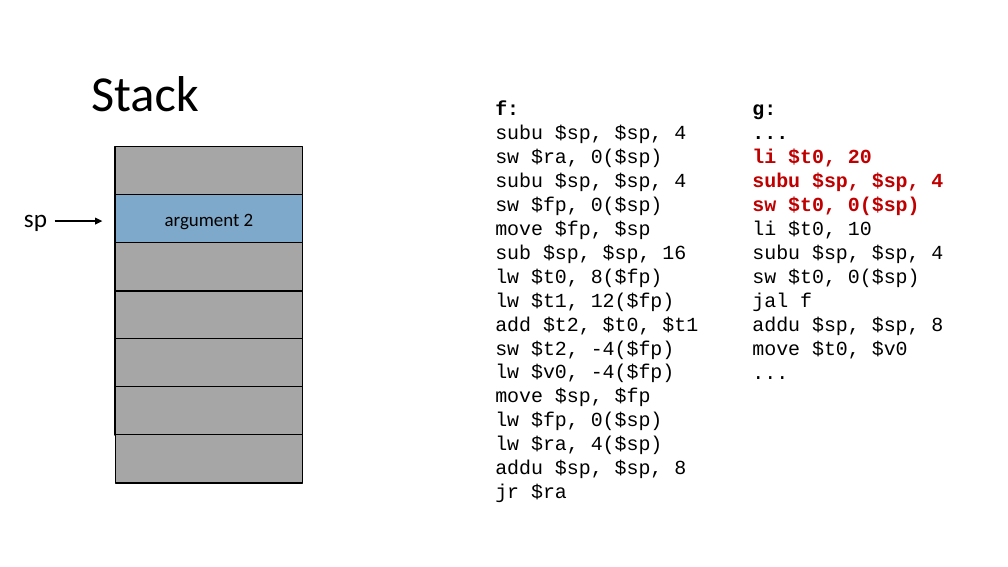
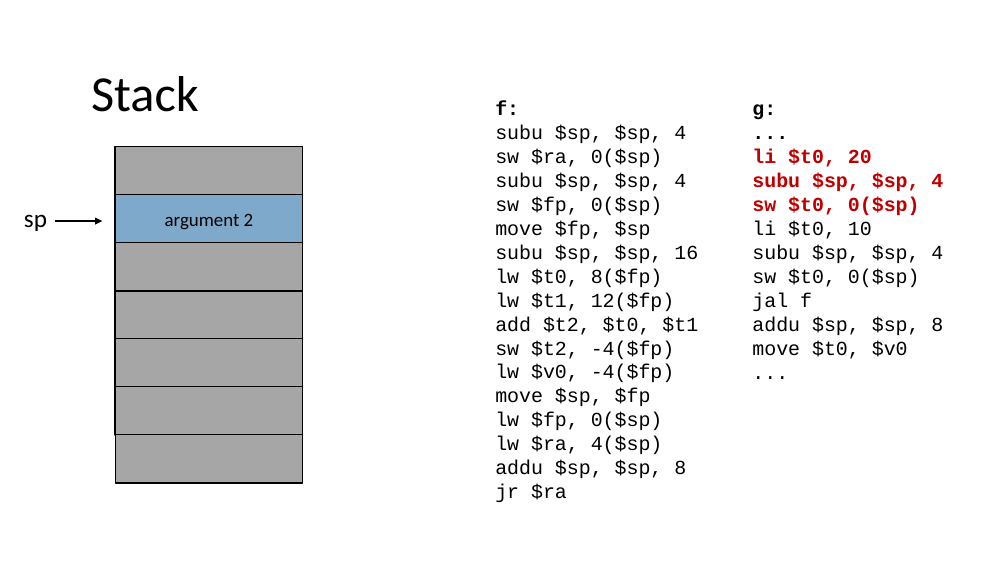
Before and after one commit to nivshani/compilation, a slide deck: slide 17 of slides/codegen.pptx. Drawn at 1008x567 pixels with LibreOffice and Linux fonts; fonts in the diff are those of the drawing. Boxes give left, top, right and bottom in pixels: in the first picture for what was removed or moved away, otherwise in the second. Text is boxed around its words. In the diff, an @@ line names an element or a change of style, - is before the commit and + after.

```diff
--- a/slides/codegen.pptx
+++ b/slides/codegen.pptx
@@ text at <box>495,245,698,263</box>: text changed @@
-sub $sp, $sp, 16
+subu $sp, $sp, 16
```
Also in this commit, not shown: 23 other slides changed, 1 other file.
